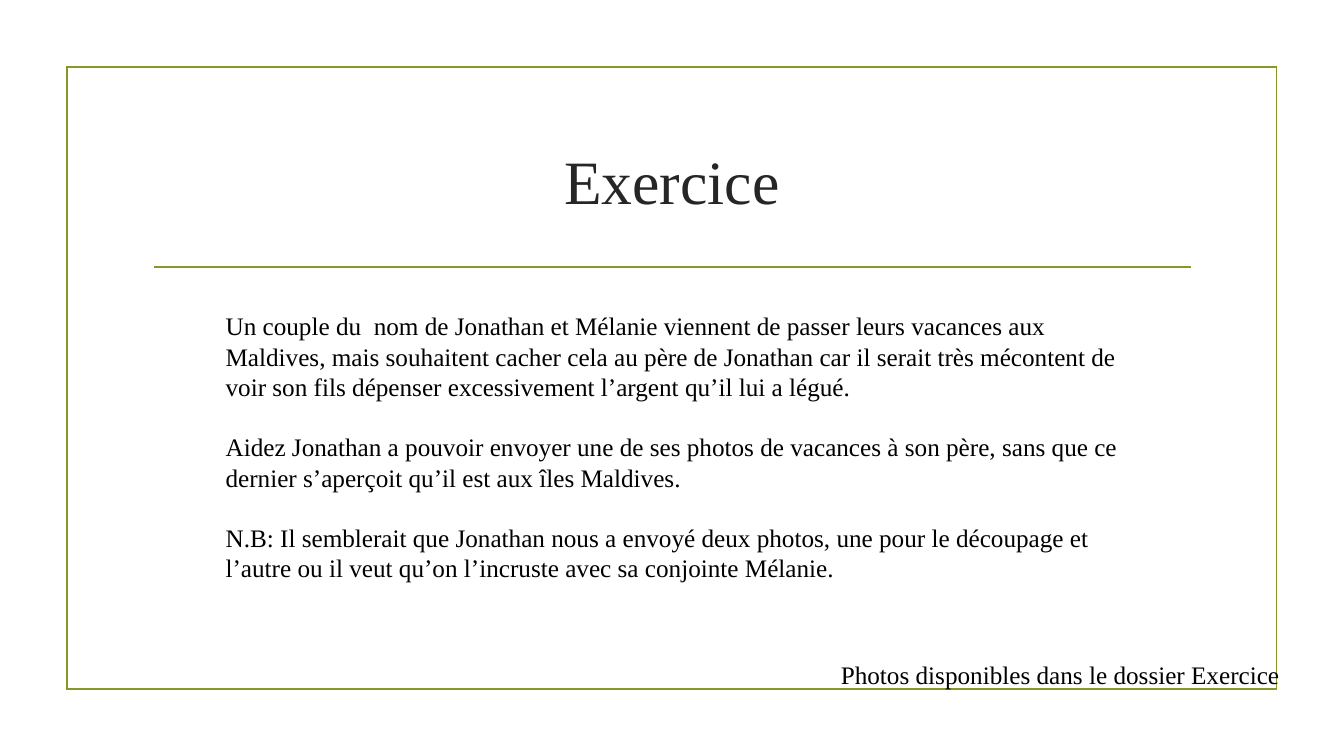
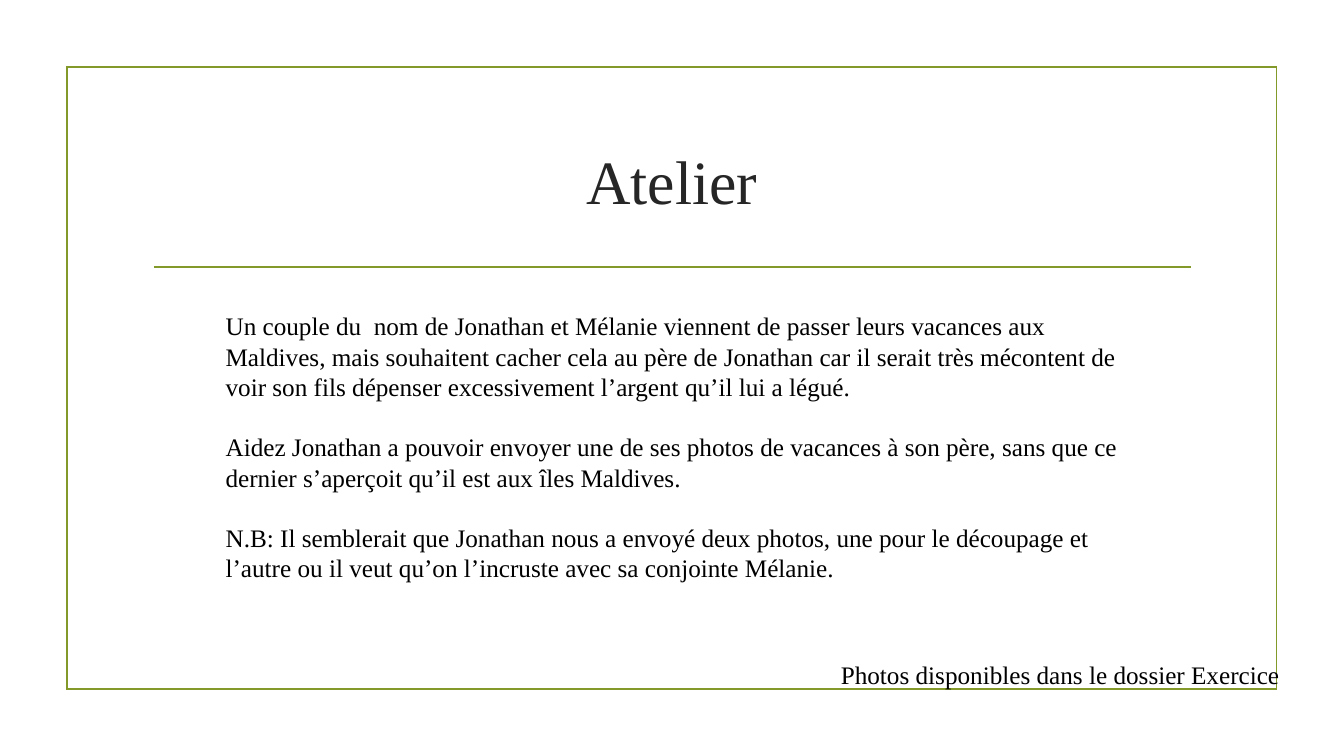
Before and after one commit to lasridouae/Photoshop-Web-Design, a slide deck: slide 20 of 1. Présentation des outils Photoshop/Présentation des outils Photoshop.pptx. Drawn at 1344x756 pixels with LibreOffice and Linux fonts; fonts in the diff are those of the drawing; background and template pictures are left out. Boxes give left, top, right and bottom in pixels: in the first picture for what was removed or moved away, otherwise in the second. Text is boxed around its words. In the diff, an @@ line names an element or a change of style, - is before the commit and + after.

```diff
--- a/1. Présentation des outils Photoshop/Présentation des outils Photoshop.pptx
+++ b/1. Présentation des outils Photoshop/Présentation des outils Photoshop.pptx
@@ title at [586,161,757,205]: text changed @@
-Exercice
+Atelier
```
Also in this commit, not shown: 1 other slide changed, 1 other file.
